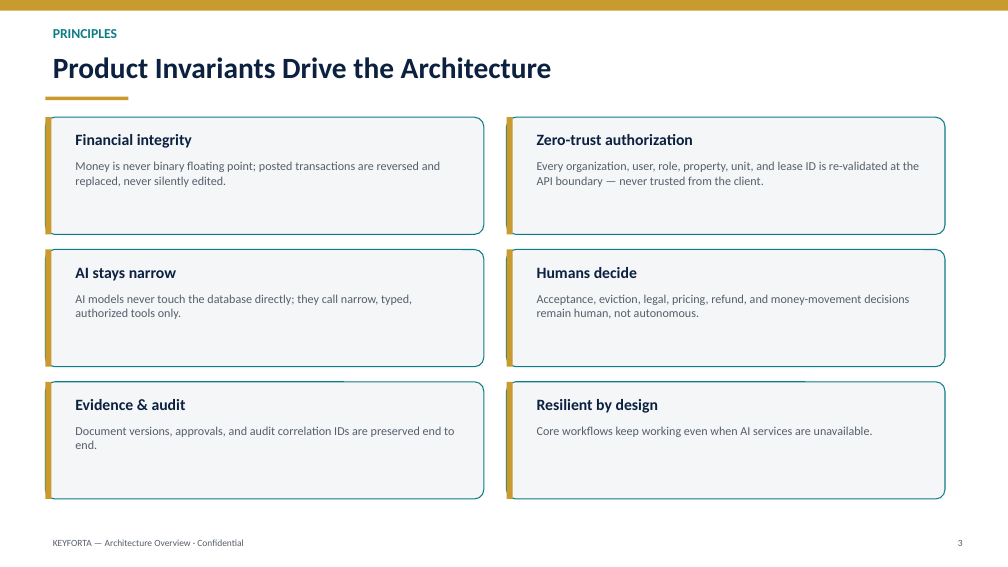
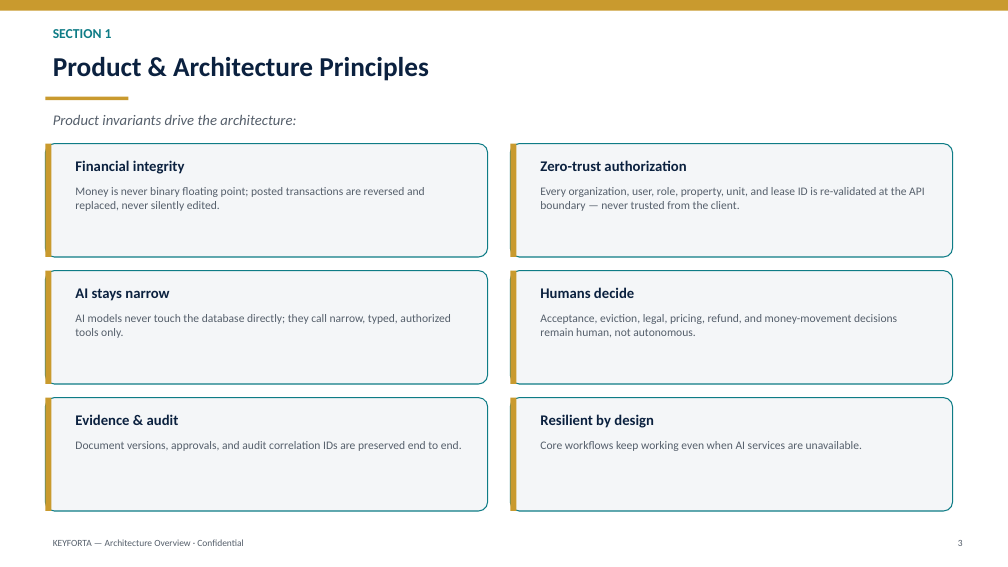
Before and after one commit to keyforta/keyforta-property, a slide deck: slide 3 of docs/architecture/presentations/keyforta-architecture-overview.pptx. Drawn at 1008x567 pixels with LibreOffice and Linux fonts; fonts in the diff are those of the drawing. Boxes give left, top, right and bottom in pixels: in the first picture for what was removed or moved away, otherwise in the second. Text is boxed around its words. In the diff, an @@ line names an element or a change of style, - is before the commit and + after.

```diff
--- a/docs/architecture/presentations/keyforta-architecture-overview.pptx
+++ b/docs/architecture/presentations/keyforta-architecture-overview.pptx
@@ text added at box(53, 29, 112, 38), 13 pt, text #0E7C86, bold @@
+SECTION 1
@@ text at box(53, 57, 429, 81): text changed; size 13 to 26 pt; text colour #0E7C86 to #0B213F @@
-PRINCIPLES
+Product & Architecture Principles
@@ text at box(53, 115, 296, 125): text changed; size 28 to 14 pt; text colour #0B213F to #555F6B; bold off; italic on @@
-Product Invariants Drive the Architecture
+Product invariants drive the architecture:
@@ rounded rectangle: place and size @@
-rounded rectangle at box(45, 117, 484, 234)
+rounded rectangle at box(45, 144, 488, 257)
@@ rectangle: place and size @@
-rectangle at box(45, 117, 51, 234)
+rectangle at box(45, 144, 51, 257)
@@ rounded rectangle: place and size @@
-rounded rectangle at box(507, 117, 945, 234)
+rounded rectangle at box(510, 144, 953, 257)
@@ rectangle: place and size @@
-rectangle at box(507, 117, 513, 234)
+rectangle at box(510, 144, 516, 257)
@@ text "Financial integrity": place and size @@
-text "Financial integrity" at box(75, 134, 192, 148)
+text "Financial integrity" at box(75, 160, 185, 174)
@@ size 15 to 14 pt in 6 elements at box(75, 414, 179, 425), box(540, 414, 654, 428), box(75, 288, 169, 301), box(540, 287, 634, 298), box(75, 160, 185, 174), box(540, 160, 686, 171) @@
@@ text "Zero-trust authorization": place and size @@
-text "Zero-trust authorization" at box(537, 134, 693, 145)
+text "Zero-trust authorization" at box(540, 160, 686, 171)
@@ text "Money is never binary floating ...": place and size @@
-text "Money is never binary floating ..." at box(75, 161, 441, 187)
+text "Money is never binary floating ..." at box(75, 187, 425, 211)
@@ size 11.5 to 11 pt in 6 elements at box(75, 441, 462, 451), box(540, 441, 862, 451), box(75, 314, 450, 338), box(540, 314, 897, 337), box(75, 187, 425, 211), box(540, 187, 925, 211) @@
@@ text "Every organization, user, role, property, ...": place and size @@
-text "Every organization, user, role, property, ..." at box(537, 161, 919, 187)
+text "Every organization, user, role, property, ..." at box(540, 187, 925, 211)
@@ rounded rectangle: place and size @@
-rounded rectangle at box(45, 250, 484, 367)
+rounded rectangle at box(45, 271, 488, 384)
@@ rectangle: place and size @@
-rectangle at box(45, 250, 51, 367)
+rectangle at box(45, 271, 51, 384)
@@ text "AI stays narrow": place and size @@
-text "AI stays narrow" at box(75, 267, 176, 281)
+text "AI stays narrow" at box(75, 288, 169, 301)
@@ rounded rectangle: place and size @@
-rounded rectangle at box(507, 250, 945, 367)
+rounded rectangle at box(510, 271, 953, 384)
@@ rectangle: place and size @@
-rectangle at box(507, 250, 513, 367)
+rectangle at box(510, 271, 516, 384)
@@ text "Humans decide": place and size @@
-text "Humans decide" at box(537, 267, 637, 278)
+text "Humans decide" at box(540, 287, 634, 298)
@@ text "AI models never touch the ...": place and size @@
-text "AI models never touch the ..." at box(75, 294, 412, 319)
+text "AI models never touch the ..." at box(75, 314, 450, 338)
@@ text "Acceptance, eviction, legal, pricing, refund, ...": place and size @@
-text "Acceptance, eviction, legal, pricing, refund, ..." at box(537, 294, 909, 318)
+text "Acceptance, eviction, legal, pricing, refund, ..." at box(540, 314, 897, 337)
@@ rounded rectangle: place and size @@
-rounded rectangle at box(45, 382, 484, 499)
+rounded rectangle at box(45, 398, 488, 511)
@@ rectangle: place and size @@
-rectangle at box(45, 382, 51, 499)
+rectangle at box(45, 398, 51, 511)
@@ text "Evidence & audit": place and size @@
-text "Evidence & audit" at box(75, 399, 186, 410)
+text "Evidence & audit" at box(75, 414, 179, 425)
@@ rounded rectangle: place and size @@
-rounded rectangle at box(507, 382, 945, 499)
+rounded rectangle at box(510, 398, 953, 511)
@@ rectangle: place and size @@
-rectangle at box(507, 382, 513, 499)
+rectangle at box(510, 398, 516, 511)
@@ text "Resilient by design": place and size @@
-text "Resilient by design" at box(537, 399, 658, 413)
+text "Resilient by design" at box(540, 414, 654, 428)
@@ text "Document versions, approvals, and audit ...": place and size @@
-text "Document versions, approvals, and audit ..." at box(75, 426, 454, 449)
+text "Document versions, approvals, and audit ..." at box(75, 441, 462, 451)
@@ text "Core workflows keep working even ...": place and size @@
-text "Core workflows keep working even ..." at box(537, 426, 873, 437)
+text "Core workflows keep working even ..." at box(540, 441, 862, 451)
```
Also in this commit, not shown: 9 other slides changed, 3 slides added, 1 other file.
